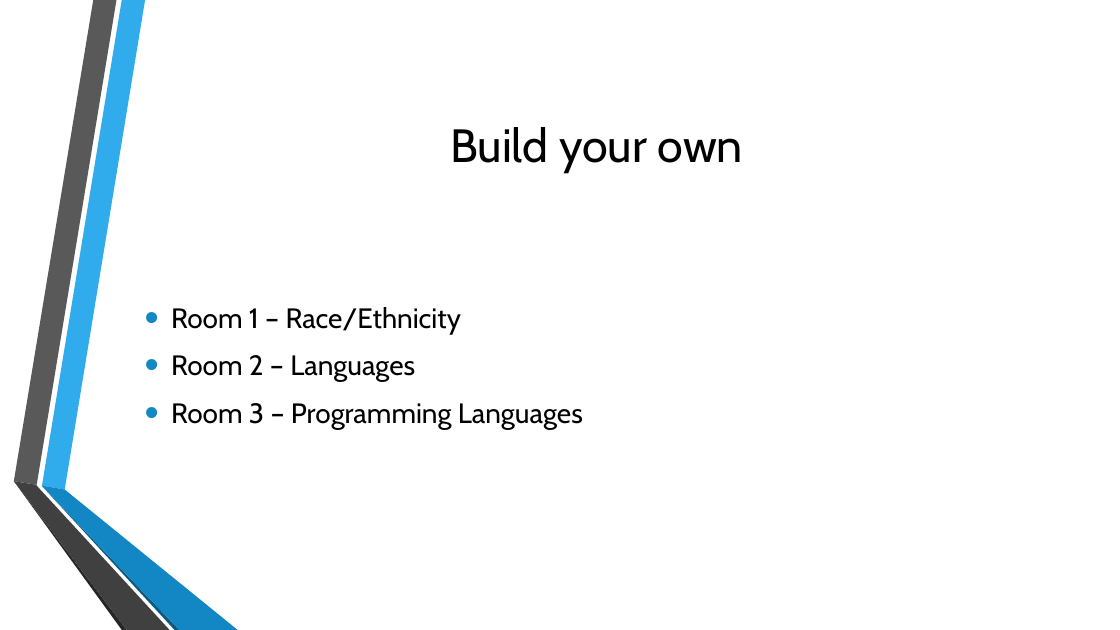
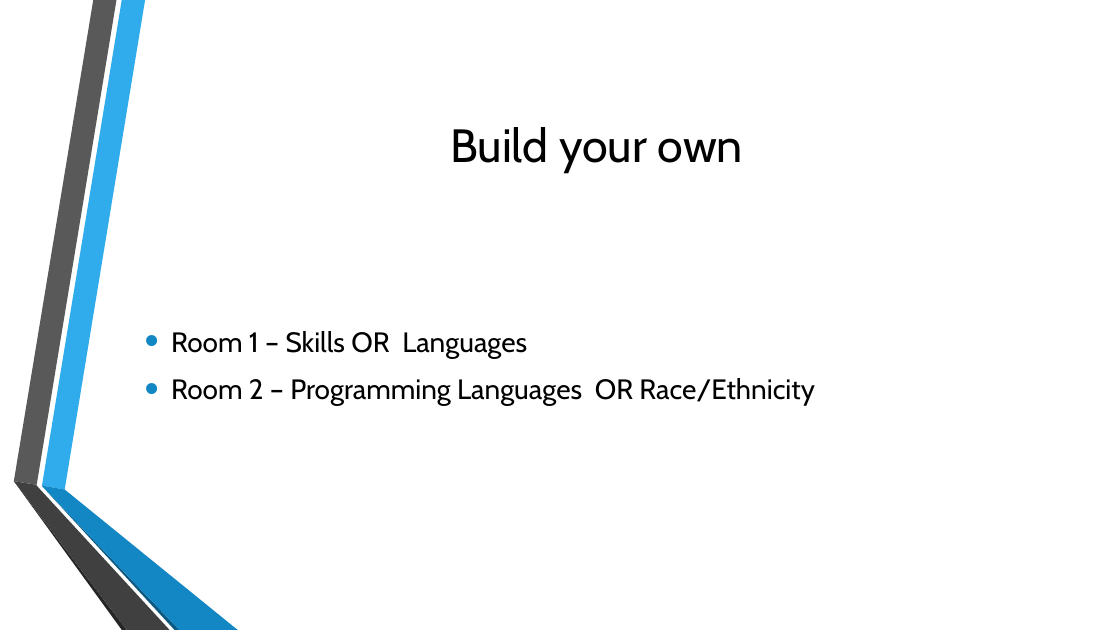
Before and after one commit to MGIS-UMN/GIS5577_week4, a slide deck: slide 9 of Advanced_DB_queries.odp. Drawn at 1120x630 pixels with LibreOffice and Linux fonts; fonts in the diff are those of the drawing; background and template pictures are left out. Boxes give left, top, right and bottom in pixels: in the first picture for what was removed or moved away, otherwise in the second. Text is boxed around its words. In the diff, an @@ line names an element or a change of style, - is before the commit and + after.

```diff
--- a/Advanced_DB_queries.odp
+++ b/Advanced_DB_queries.odp
@@ text at box(171, 331, 815, 406): text changed @@
-• Room 1 – Race/Ethnicity
-• Room 2 – Languages
-• Room 3 – Programming Languages
+• Room 1 – Skills OR Languages
+• Room 2 – Programming Languages OR Race/Ethnicity
```
Also in this commit, not shown: 1 other slide changed, 1 other file.
